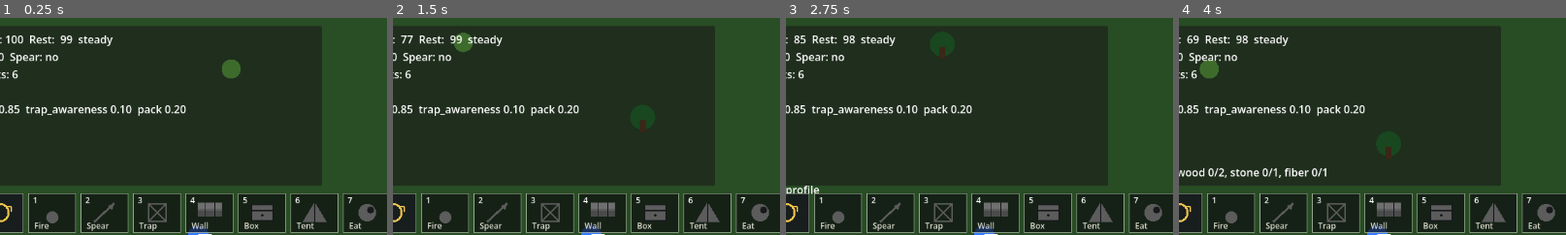
Above: before the commit, frames 1-4 (left to right).
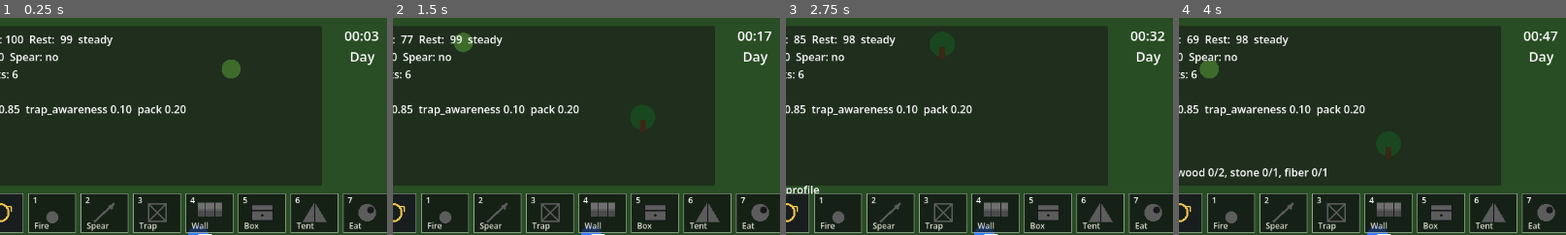
Above: after the commit, the same moments.

Repository: krisstoof/apex-shift-2d
Game: Godot game, scene res://scenes/main.tscn
Two runs of this game, one before a commit and one after it. Both use one fixed random seed, a clock stepped at 60 frames per second and the inputs below.
Inputs (mouse positions are % of the whole screen's width and height, from its top left):
- Up to frame 1 (0.25 s): no input
- Up to frame 2 (1.5 s): tap Enter at 0.5 s; move the mouse to (72, 45) at 0.52 s; hold D (move_right) 0.53-1.28 s; hold Shift 0.53-1.28 s; click (72, 45) at 0.67 s; tap Space at 0.77 s; move the mouse to (30, 55) at 1.27 s; hold S (move_down) from 1.28 s (still down); tap E at 1.35 s
- Up to frame 3 (2.75 s): tap Space at 1.52 s; move the mouse to (60, 28) at 2.02 s; release S (move_down) at 2.03 s; hold D (move_right) from 2.03 s (still down); tap G at 2.1 s
- Up to frame 4 (4 s): move the mouse to (45, 70) at 2.77 s; release D (move_right) at 2.78 s; hold W (move_up) 2.78-3.53 s; tap 1 at 2.85 s; click (45, 70) at 2.92 s; tap Space at 3.02, 3.77 s; move the mouse to (80, 65) at 3.52 s; hold A (move_left) from 3.53 s (still down); tap 2 at 3.6 s
The pictures show only the part of the screen within x 24-74%, y 0-50%; the shares and areas given below are measured in that part.

The runs differ from the first frame. In frame 1, 0.4% of the frame differs, in the area x 88-98%, y 6-22%; in frame 2, 0.4%; in frame 3, 0.4%; in frame 4, 0.4%.

Commit message:
ui/#29 add clock

Diff:
--- a/scenes/ui/hud.tscn
+++ b/scenes/ui/hud.tscn
@@ -56,6 +56,19 @@
 offset_bottom = 178.0
 script = ExtResource("3")
 
+[node name="ClockLabel" type="Label" parent="."]
+anchors_preset = 1
+anchor_left = 1.0
+anchor_right = 1.0
+offset_left = -382.0
+offset_top = 12.0
+offset_right = -283.0
+offset_bottom = 68.0
+theme_override_font_sizes/font_size = 20
+horizontal_alignment = 1
+vertical_alignment = 1
+text = "--:--\nDay"
+
 [node name="MapScreen" type="Control" parent="."]
 anchors_preset = 15
 anchor_right = 1.0
--- a/scripts/systems/day_night_system.gd
+++ b/scripts/systems/day_night_system.gd
@@ -32,6 +32,18 @@
 	return day
 
 
+func get_clock_time() -> String:
+	var phase := fposmod(time_of_day / day_length_seconds, 1.0)
+	var total_minutes := int(phase * 24.0 * 60.0)
+	var hour := total_minutes / 60
+	var minute := total_minutes % 60
+	return "%02d:%02d" % [hour, minute]
+
+
+func get_time_label() -> String:
+	return "Night" if is_night() else "Day"
+
+
 func is_night() -> bool:
 	return night_amount > 0.55
 
--- a/scripts/ui/hud.gd
+++ b/scripts/ui/hud.gd
@@ -15,6 +15,7 @@
 @onready var message_label: Label = $Panel/MessageLabel
 @onready var skill_icon_bar: Control = $SkillIconBar
 @onready var minimap: Control = $Minimap
+@onready var clock_label: Label = $ClockLabel
 @onready var map_screen: Control = $MapScreen
 @onready var pause_menu: Control = $PauseMenu
 
@@ -44,6 +45,9 @@
 		return
 	var profile: Dictionary = evolution_director.get_profile()
 	var live_varnaks := get_tree().get_nodes_in_group("varnak").size()
+	var clock_text: String = day_night_system.get_clock_time() if day_night_system.has_method("get_clock_time") else "--:--"
+	var time_label: String = day_night_system.get_time_label() if day_night_system.has_method("get_time_label") else ""
+	clock_label.text = "%s\n%s" % [clock_text, time_label]
 	stats_label.text = "\n".join([
 		"Health: %3d  Hunger: %3d  Stamina: %3d  Rest: %3d  %s" % [player.stats.health, player.stats.hunger, player.stats.stamina, player.stats.rest, player.stats.get_condition_text()],
 		"Wood: %d  Stone: %d  Fiber: %d  Meat: %d  Spear: %s" % [player.inventory.get_amount("wood"), player.inventory.get_amount("stone"), player.inventory.get_amount("fiber"), player.inventory.get_amount("meat"), "yes" if player.has_spear else "no"],
--- a/scripts/ui/map_screen.gd
+++ b/scripts/ui/map_screen.gd
@@ -68,7 +68,7 @@
 		"Field Map",
 		"",
 		"Zone: %s" % zone_name,
-		"Day: %d  %s" % [day_night_system.get_day() if day_night_system else 1, time_label],
+		"Day: %d  Time: %s %s" % [day_night_system.get_day() if day_night_system else 1, _get_clock_time(), time_label],
 		"Live Varnaks: %d" % live_varnaks,
 		"",
 		"Player",
@@ -178,10 +178,16 @@
 
 func _get_time_label() -> String:
 	if not day_night_system:
-		return "daylight"
-	if day_night_system.is_night():
-		return "night"
-	return "daylight"
+		return "Day"
+	if day_night_system.has_method("get_time_label"):
+		return day_night_system.get_time_label()
+	return "Night" if day_night_system.is_night() else "Day"
+
+
+func _get_clock_time() -> String:
+	if day_night_system and day_night_system.has_method("get_clock_time"):
+		return day_night_system.get_clock_time()
+	return "--:--"
 
 
 func _get_resource_color(resource: Node) -> Color:
